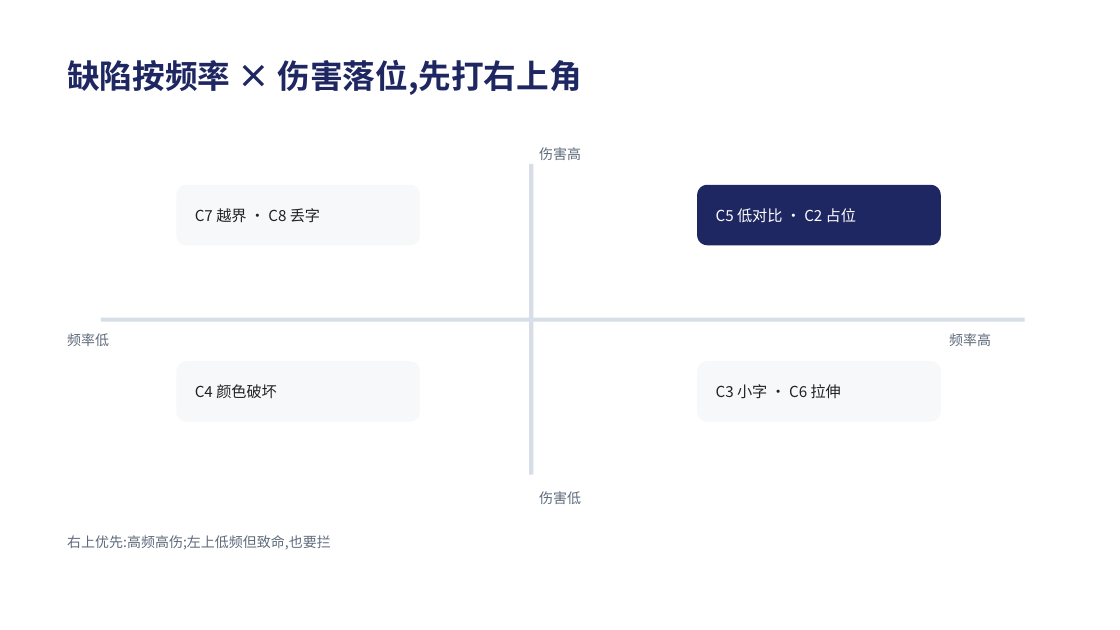
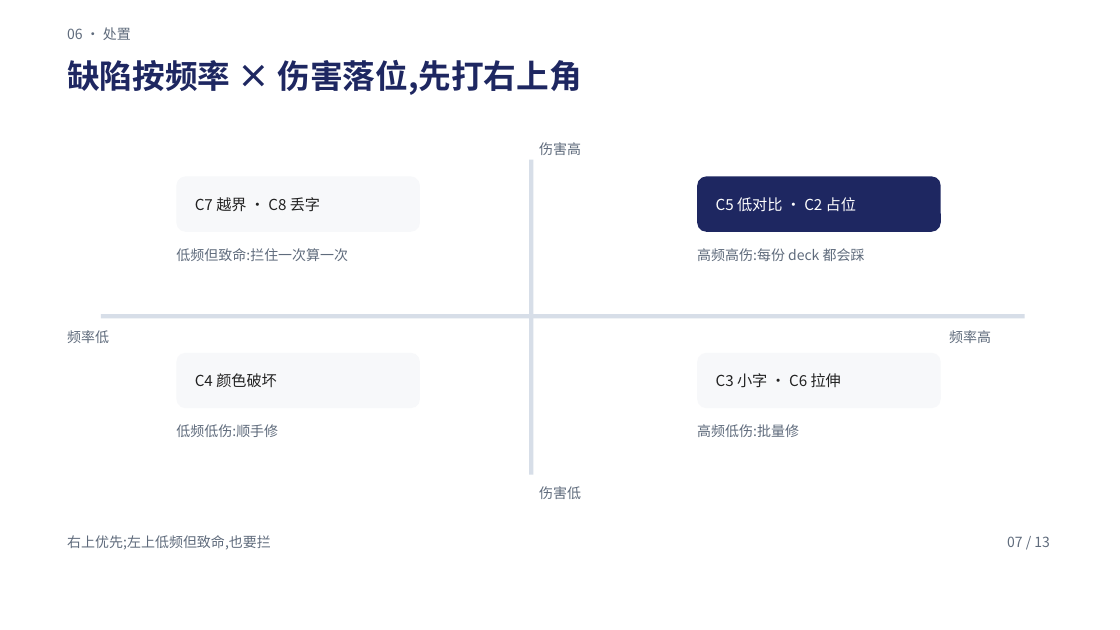
Before and after one commit to Tlaven/skill-repo, a slide deck: slide 7 of pptx-delivery/examples/acceptance-sample/deck.pptx. Drawn at 1120x630 pixels with LibreOffice and Linux fonts; fonts in the diff are those of the drawing. Boxes give left, top, right and bottom in pixels: in the first picture for what was removed or moved away, otherwise in the second. Text is boxed around its words. In the diff, an @@ line names an element or a change of style, - is before the commit and + after.

```diff
--- a/pptx-delivery/examples/acceptance-sample/deck.pptx
+++ b/pptx-delivery/examples/acceptance-sample/deck.pptx
@@ text added at [67, 27, 131, 40], 12 pt, text #5F6B7C @@
+06 · 处置
@@ rounded rectangle: place and size @@
-rounded rectangle at [176, 185, 420, 245]
+rounded rectangle at [176, 176, 420, 232]
@@ rectangle: place and size @@
-rectangle at [529, 164, 534, 475]
+rectangle at [529, 160, 534, 475]
@@ rounded rectangle: place and size @@
-rounded rectangle at [697, 185, 941, 245]
+rounded rectangle at [697, 176, 941, 232]
@@ text added at [176, 248, 348, 261], 12 pt, text #5F6B7C @@
+低频但致命:拦住一次算一次
@@ text added at [697, 248, 865, 261], 12 pt, text #5F6B7C @@
+高频高伤:每份 deck 都会踩
@@ 2 texts, 1 rectangle: place and size @@
-2 texts, 1 rectangle at [101, 147, 1025, 504]
+2 texts, 1 rectangle at [101, 142, 1025, 499]
@@ rounded rectangle: place and size @@
-rounded rectangle at [176, 361, 420, 422]
+rounded rectangle at [176, 353, 420, 408]
@@ rounded rectangle: place and size @@
-rounded rectangle at [697, 361, 941, 422]
+rounded rectangle at [697, 353, 941, 408]
@@ 4 texts: place and size @@
-4 texts at [195, 208, 856, 399]
+4 texts at [195, 197, 856, 388]
@@ text added at [176, 424, 278, 437], 12 pt, text #5F6B7C @@
+低频低伤:顺手修
@@ text added at [697, 424, 799, 437], 12 pt, text #5F6B7C @@
+高频低伤:批量修
@@ text at [67, 535, 271, 550]: text changed @@
-右上优先:高频高伤;左上低频但致命,也要拦
+右上优先;左上低频但致命,也要拦
@@ text added at [1007, 536, 1050, 547], 12 pt, text #5F6B7C @@
+07 / 13
```
Also in this commit, not shown: 11 other slides changed, 1 slide added, 3 slides removed, 23 other files.
